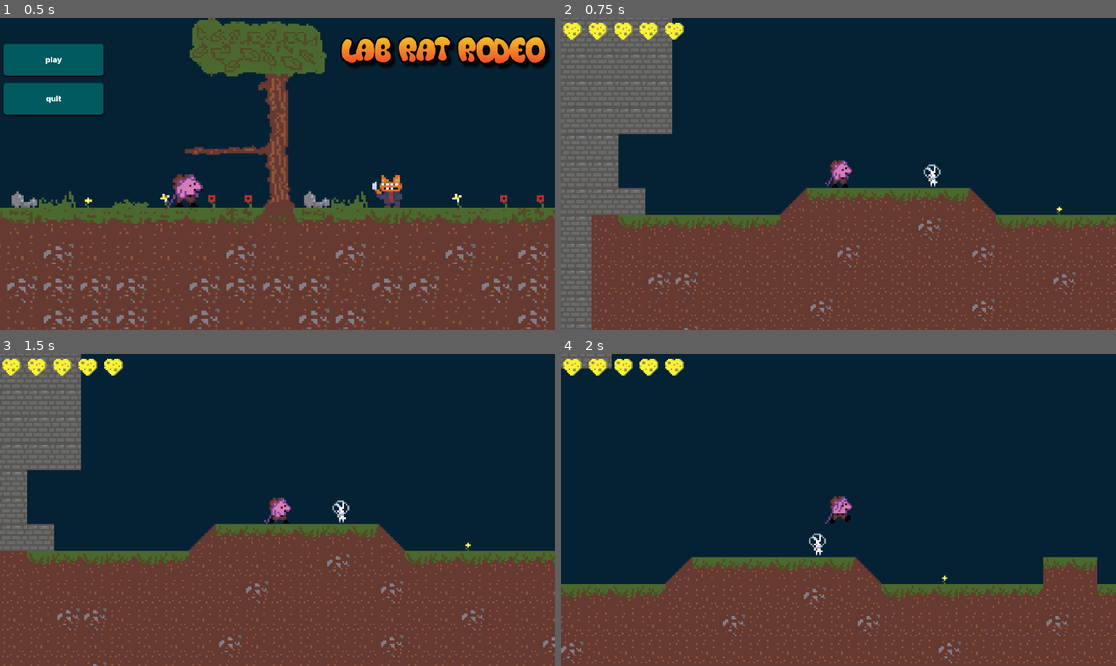
Above: before the commit, frames 1-4 (two rows, left to right).
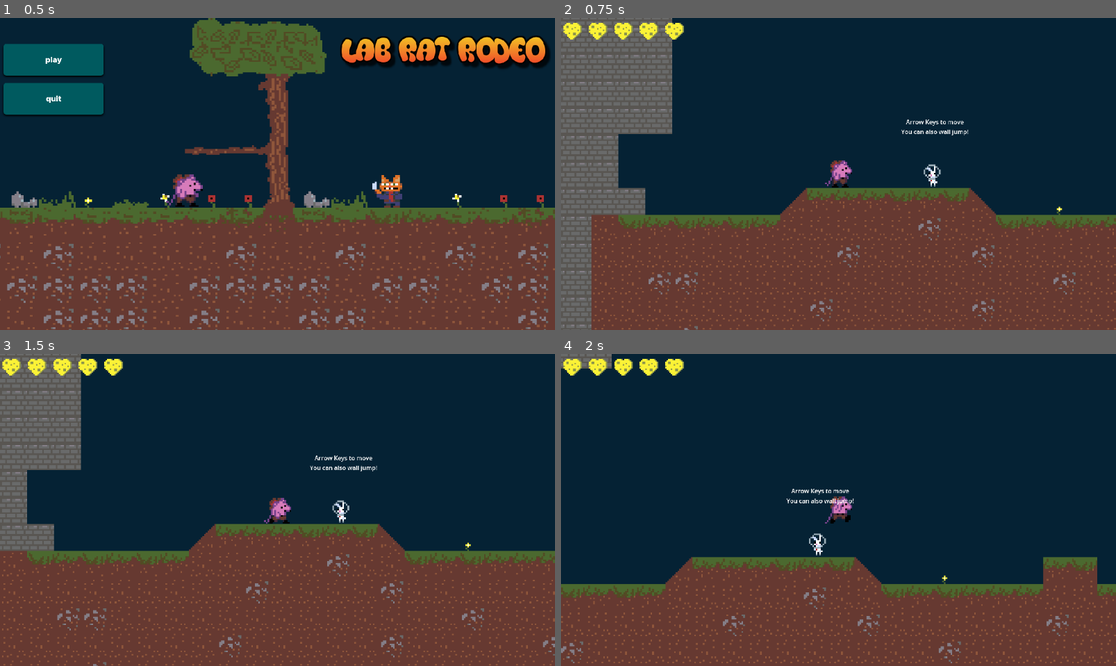
Above: after the commit, the same moments.

Repository: jyee0012/CMPT230-Game
Game: Godot game, scene res://Assets/Scenes/Levels/mainmenu.tscn
Same seed, same stepped clock (60 frames per second), same inputs: the game is played once before the commit and once after it.
Inputs (mouse positions are in pixels of both pictures, inside the frame that each line leads up to):
- Up to frame 1 (0.5 s): no input
- Up to frame 2 (0.75 s): click (616, 61) at 0.5 s
- Up to frame 3 (1.5 s): tap Enter at 1.25 s; hold Right (right) from 1.28 s (still down); tap X (attack) at 1.35 s
- Up to frame 4 (2 s): keep holding Right (right); tap Space (jump) at 1.52, 1.82 s; tap Shift (dash) at 1.55 s

Frame 1 is identical in both runs. In frame 2, 0.2% of the frame differs, in the area x 61-74%, y 32-38%; in frame 3, 0.2%; in frame 4, 0.2%, in the area x 40-53%, y 43-49%.

Commit message:
Cleaned up code/scripts and added text to mainLevel

Diff:
--- a/cmpt230-game/Assets/Scenes/Levels/enemy.gd
+++ b/cmpt230-game/Assets/Scenes/Levels/enemy.gd
@@ -70,7 +70,7 @@
 
 	if position.distance_to(player.position) <= 150:
 		if sprite.animation != "Attack":
-			print("attacking")
+			#print("attacking")
 			sprite.play("Attack")
 	elif sprite.animation != "Walk":
 		sprite.play("Walk")
@@ -111,7 +111,7 @@
 		taking_damage = true
 		$HitCooldown.start()
 
-	print("took dmg, hp:", hp)
+	#print("took dmg, hp:", hp)
 	if hp <= 0:
 		queue_free()
 		dead = true
@@ -124,6 +124,5 @@
 	velocity.x = facing * SPEED
 	dir.x = abs(velocity.x) / velocity.x
 
-
 func _on_hit_cooldown_timeout() -> void:
 	pass # Replace with function body.
--- a/cmpt230-game/Assets/Scenes/Levels/mainLevel.tscn
+++ b/cmpt230-game/Assets/Scenes/Levels/mainLevel.tscn
@@ -108,6 +108,55 @@
 [node name="Enemy3" parent="Enemies" instance=ExtResource("10_stuph")]
 position = Vector2(21789, -3459)
 
+[node name="Control" type="Control" parent="."]
+layout_mode = 3
+anchors_preset = 0
+offset_right = 40.0
+offset_bottom = 40.0
+
+[node name="Label" type="Label" parent="Control"]
+layout_mode = 0
+offset_left = 4114.0
+offset_top = -593.0
+offset_right = 4320.0
+offset_bottom = -544.0
+scale = Vector2(2.21938, 2.21938)
+text = "Arrow Keys to move
+You can also wall jump!"
+horizontal_alignment = 1
+
+[node name="Label2" type="Label" parent="Control"]
+layout_mode = 0
+offset_left = 12956.0
+offset_top = -405.0
+offset_right = 13162.0
+offset_bottom = -356.0
+scale = Vector2(2.21938, 2.21938)
+text = "Shift to dash!"
+horizontal_alignment = 1
+
+[node name="Label3" type="Label" parent="Control"]
+layout_mode = 0
+offset_left = 27278.0
+offset_top = -2146.0
+offset_right = 27484.0
+offset_bottom = -2097.0
+scale = Vector2(2.21938, 2.21938)
+text = "A to grapple!
+X to attack!"
+horizontal_alignment = 1
+
+[node name="Label4" type="Label" parent="Control"]
+layout_mode = 0
+offset_left = 27618.0
+offset_top = -2533.0
+offset_right = 27824.0
+offset_bottom = -2484.0
+scale = Vector2(2.21938, 2.21938)
+text = "Use the grapple
+to get up"
+horizontal_alignment = 1
+
 [connection signal="dash_collect" from="GameData" to="Player" method="_on_game_data_dash_collect"]
 [connection signal="hp_collect" from="GameData" to="Player" method="_on_game_data_hp_collect"]
 [connection signal="whip_collect" from="GameData" to="Player" method="_on_game_data_whip_collect"]
--- a/cmpt230-game/Assets/Scripts/DMovement.gd
+++ b/cmpt230-game/Assets/Scripts/DMovement.gd
@@ -59,8 +59,6 @@
 	pass
 
 func _physics_process(delta: float) -> void:
-	#print("(",velocity.x, ", ", velocity.y,")")
-
 	match state:
 		playerState.Idle:
 			$Sounds/Walking.stream_paused = true
@@ -102,9 +100,6 @@
 		playerState.Attack:
 			pass
 
-	#print(state)
-
-
 	takingDmg()
 	move_and_slide()
 
@@ -112,8 +107,6 @@
 func movement(delta: float) -> void:
 	var direction = Input.get_axis("left","right")
 	velocity.x = move_toward(velocity.x, speed*direction, accel)
-
-
 
 	if direction:
 		if velocity.x >= 0:
@@ -132,9 +125,6 @@
 		velocity += get_gravity() * delta * gravMult
 	else:
 		velocity += get_gravity() * delta * gravMult * fastFallMultiplier
-
-	#print(coyote)
-
 	if is_on_floor():
 		coyote = true
 		sliding = false
@@ -148,7 +138,6 @@
 		timesJumped += 1
 		coyote = false
 		velocity.y = -jumpPow
-		#print(velocity.y)
 	if not Input.is_action_pressed("jump") and velocity.y < -(jumpPow/2.0):
 		velocity.y = -(jumpPow/2.0)
 
@@ -160,7 +149,6 @@
 
 func _on_coyote_time_timeout() -> void:
 	coyote = false
-	#print("timeout")
 
 func dashHandle() -> void:
 	if Input.is_action_just_pressed("dash") and timesDashed < maxDashes:
@@ -190,10 +178,8 @@
 	$Sprite2D.use_parent_material = true
 
 func wallHandle() -> void:
-	#print(velocity)
 	if $Timers/WallTime.is_stopped() and not sliding:
 		$Timers/WallTime.start()
-
 
 	if velocity.x == 0:
 		if sliding:
@@ -241,11 +227,8 @@
 		result = space_state.intersect_ray(query)
 
 	if result:
-	#	print("hit at point ", result.position)
 		var tempTarg = Vector2(2447.365, -743.0287)
 		velocity += Vector2(face, -1) * grappleSpeed
-		#var tempS = position.+":"+String(global_position)
-		#print("%s:%s",position, global_position)
 
 		var aimOffset = $Control/Aim.size/-2
 
@@ -253,8 +236,6 @@
 		$Control/Aim.visible = true
 		#$Line2D.add_point($Control/Aim.position)
 		#$Line2D.add_point(position)
-		print(target)
-		#print(target)
 	#	draw_line(position,target,Color.BROWN,2)
 	else:
 		$Line2D.clear_points()
@@ -265,7 +246,6 @@
 		state = playerState.Idle
 		$Control/Aim.visible = false
 		if is_on_wall():
-			#print_debug("on wall")
 			velocity.y = 0
 
 func deathHandle() -> void:
@@ -322,7 +302,7 @@
 		hp = maxHp
 	if (hp <= 0):
 		deathHandle()
-	print("hp update:", hp)
+	#print("hp update:", hp)
 
 	Heart1.visible = hp >= 1
 	Heart2.visible = hp >= 2
@@ -349,7 +329,7 @@
 	if inArea:
 		if canTakeDamage:
 			playerUpdateHp(-1)
-			print("took dmg   new hp: ",hp)
+			#print("took dmg   new hp: ",hp)
 			takeDamageCooldown(1)
 
 
Not shown: 1 places in cmpt230-game/Assets/Scenes/Levels/mainLevel.tscn that only renumber resources
Not shown: 1 places in cmpt230-game/Assets/Scenes/Levels/testlevel.tscn that only renumber resources
